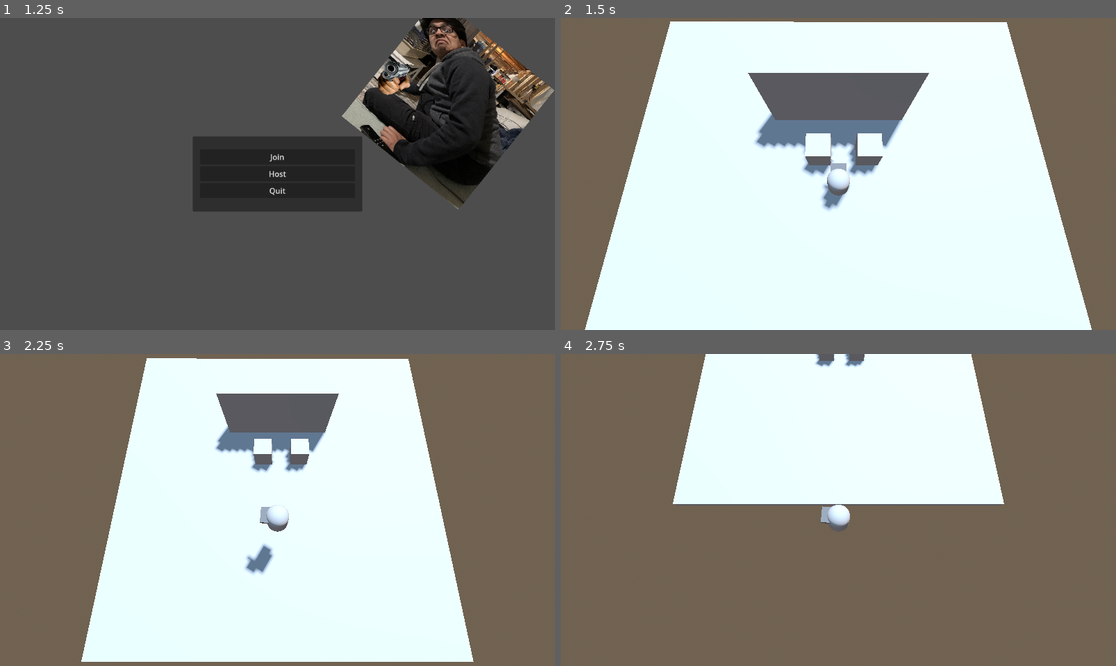
Above: before the commit, frames 1-4 (two rows, left to right).
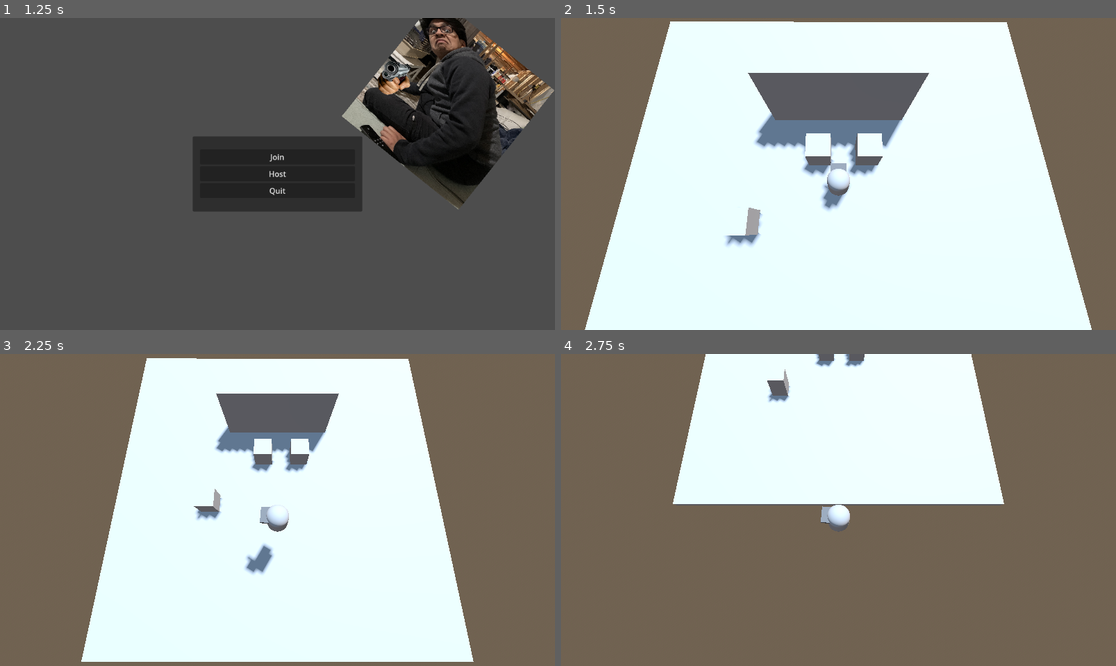
Above: after the commit, the same moments.

Repository: Lightgaia13/godot-4-murder-mystery-game
Game: Godot game, scene res://scenes/levels/multiplayer_start.tscn
Same seed, same stepped clock (60 frames per second), same inputs: the game is played once before the commit and once after it.
Inputs (mouse positions are in pixels of both pictures, inside the frame that each line leads up to):
- Up to frame 1 (1.25 s): tap Enter (ui_accept) at 0.5, 0.77 s; move the mouse to (399, 158) at 0.52 s; hold D (right) from 0.53 s (still down)
- Up to frame 2 (1.5 s): release D (right) at 1.25 s; click "Host" at 1.25 s
- Up to frame 3 (2.25 s): tap Enter (ui_accept) at 2 s; move the mouse to (166, 525) at 2.02 s; hold S (down) from 2.03 s (still down)
- Up to frame 4 (2.75 s): keep holding S (down); tap Enter (ui_accept) at 2.27 s

Frame 1 is identical in both runs. In frame 2, 0.4% of the frame differs, in the area x 29-37%, y 60-74%; in frame 3, 0.2%; in frame 4, 0.3%.
Error in both runs: Assertion failed: UPNP Discover Failed! Error 24 (res://scripts/multiplayer_start.gd:55)

Commit message:
Testing Webhook

Diff:
--- a/scenes/levels/multiplayer_start.tscn
+++ b/scenes/levels/multiplayer_start.tscn
@@ -84,6 +84,11 @@
 use_collision = true
 size = Vector3(0.31624, 0.370635, 0.318296)
 
+[node name="CSGBox3D3" type="CSGBox3D" parent="Level/Objects"]
+transform = Transform3D(1, 0, 0, 0, 1, -7.5957e-12, 0, -1.27542e-12, 1, 0.478881, 0.249411, 1.21977)
+use_collision = true
+size = Vector3(0.31624, 0.370635, 0.318296)
+
 [node name="CSGBox3D2" type="CSGBox3D" parent="Level/Objects"]
 transform = Transform3D(1, 0, 0, 0, 1, 0, 0, 0, 1, -0.478351, 0.249735, -0.40317)
 use_collision = true
